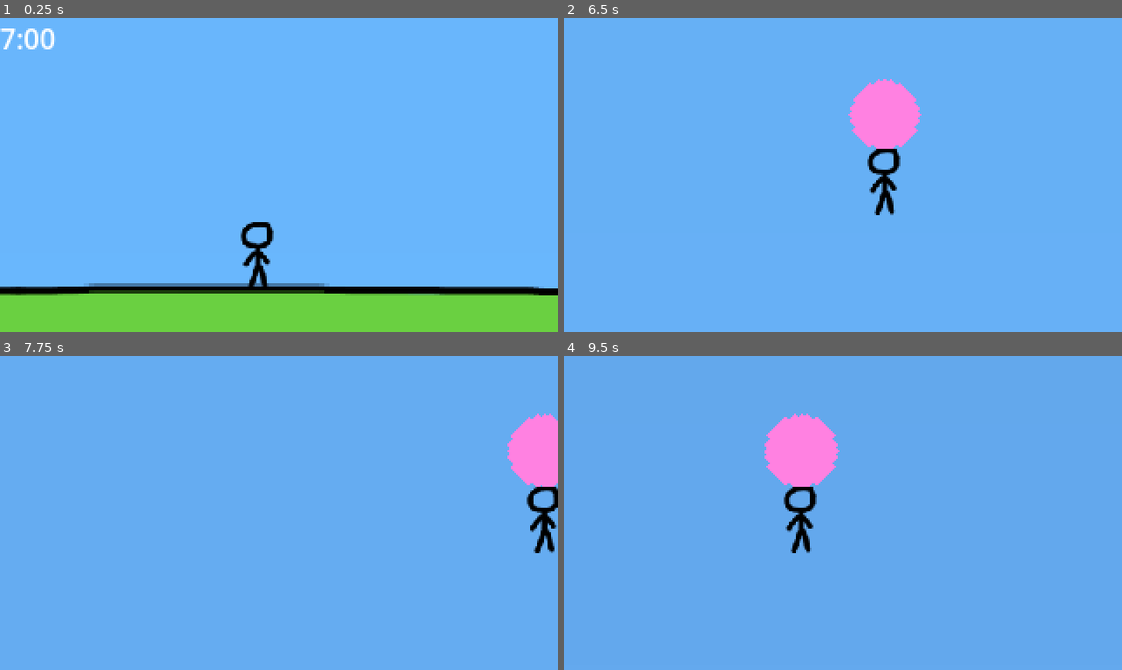
Above: before the commit, frames 1-4 (two rows, left to right).
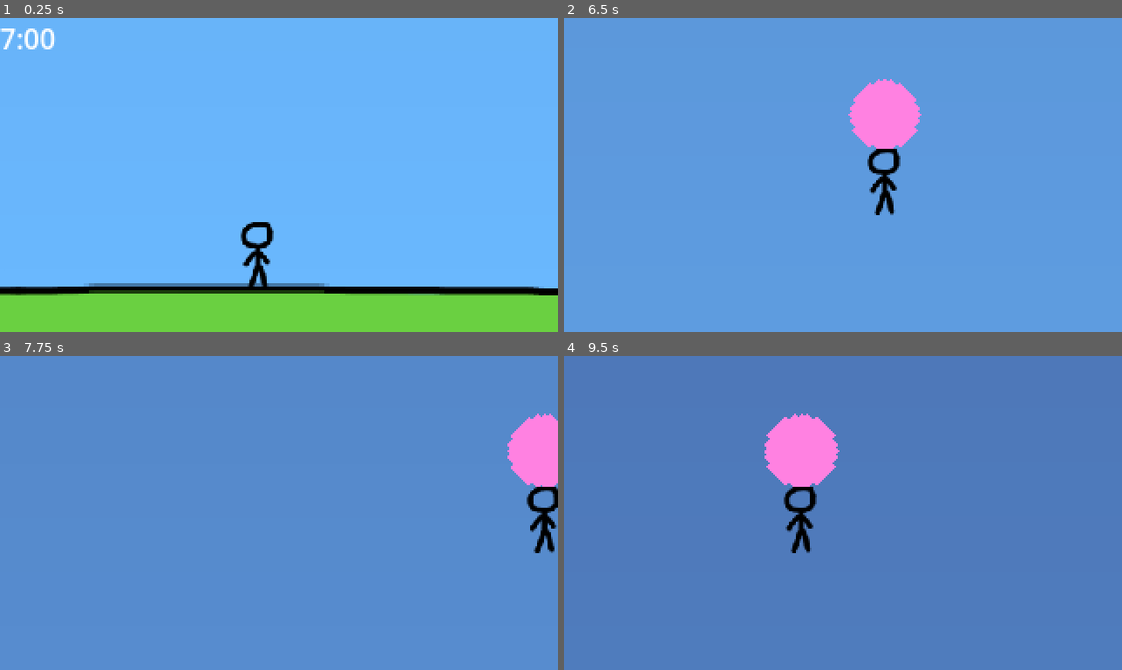
Above: after the commit, the same moments.

Repository: eagle-eye-scouter/GGJ_BubbleBlowing
Game: Godot game, scene res://scenes/scroll_world.tscn
Two runs of this game, one before a commit and one after it. Both use one fixed random seed, a clock stepped at 60 frames per second and the inputs below.
Inputs:
- Up to frame 1 (0.25 s): no input
- Up to frame 2 (6.5 s): tap Enter (ui_accept) at 0.5, 0.77, 1.52, 3.02, 3.77, 4.52, 5, 5.75, 6.02 s; hold D (player_right) 0.53-1.28 s; hold Space (player_breath) 0.53-1.28 s; hold S (player_down) 1.28-2.03 s; tap Space (player_breath) every 1.5 s from 1.35 to 5.85 s; hold D (player_right) 2.03-2.78 s; hold Space (player_breath) 2.03-2.78 s; hold Up (ui_up) 2.78-3.53 s; hold Space (player_breath) 3.53-4.28 s; hold A (player_left) 3.53-5.03 s; hold S (player_down) 5.03-5.78 s; hold Space (player_breath) 5.03-5.78 s; hold D (player_right) from 5.78 s (still down)
- Up to frame 3 (7.75 s): release D (player_right) at 6.53 s; hold Up (ui_up) 6.53-7.28 s; hold Space (player_breath) 6.53-7.28 s; tap Enter (ui_accept) at 6.77, 7.52 s; hold D (player_right) from 7.28 s (still down); tap Space (player_breath) at 7.35 s
- Up to frame 4 (9.5 s): tap Enter (ui_accept) at 8, 8.75, 9.02 s; release D (player_right) at 8.03 s; hold S (player_down) 8.03-8.78 s; hold Space (player_breath) 8.03-8.78 s; hold A (player_left) from 8.78 s (still down); tap Space (player_breath) at 8.85 s

The runs differ from the first frame. In frame 2, 26% of the frame differs, in the area x 0-100%, y 0-27%; in frame 3, 98%, in the area x 0-100%, y 0-100%; in frame 4, 97%.

Commit message:
Adjust sky

Diff:
--- a/scenes/scroll_world.tscn
+++ b/scenes/scroll_world.tscn
@@ -22,24 +22,21 @@
 script = ExtResource("1_eiwcc")
 
 [node name="Background" type="Control" parent="."]
-clip_contents = true
+z_index = -1
 layout_mode = 3
 anchors_preset = 0
-offset_top = 167.0
-offset_right = 1577.0
-offset_bottom = 487.0
+offset_top = 169.0
+offset_right = 180.0
+offset_bottom = 489.0
 rotation = -1.5708
-scale = Vector2(11.56, 1)
 
 [node name="Sky" type="TextureRect" parent="Background"]
 layout_mode = 1
 anchors_preset = 15
 anchor_right = 1.0
 anchor_bottom = 1.0
-offset_left = -33.3045
-offset_top = -1.68289e-05
-offset_right = 1442.7
-offset_bottom = -3.05176e-05
+offset_left = -38.0
+offset_right = 7782.0
 grow_horizontal = 2
 grow_vertical = 2
 texture = SubResource("GradientTexture1D_p6wtx")
